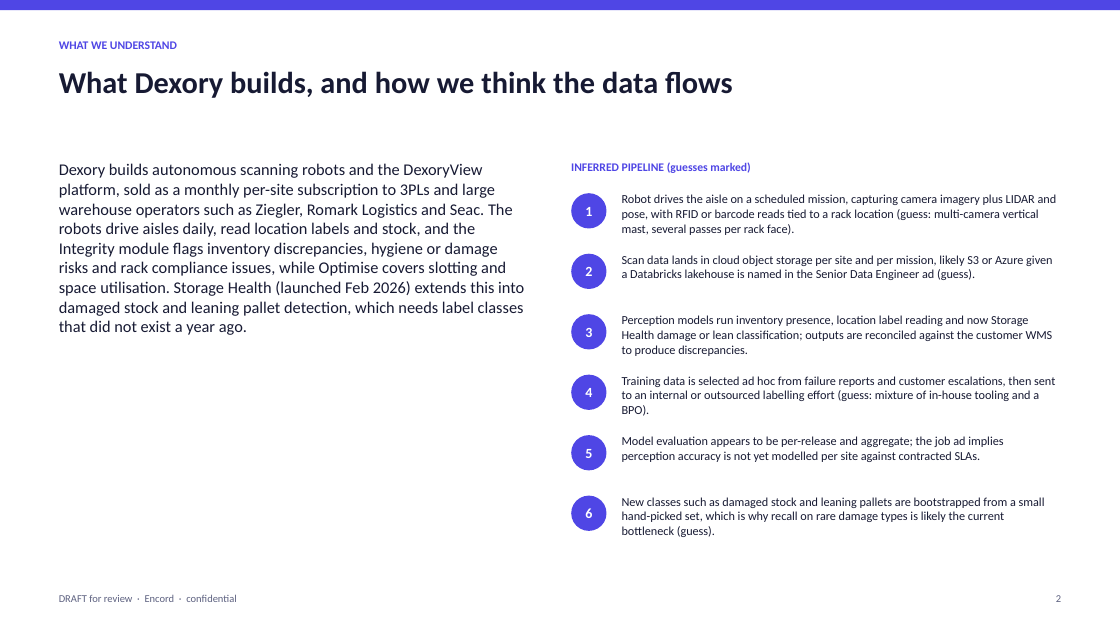
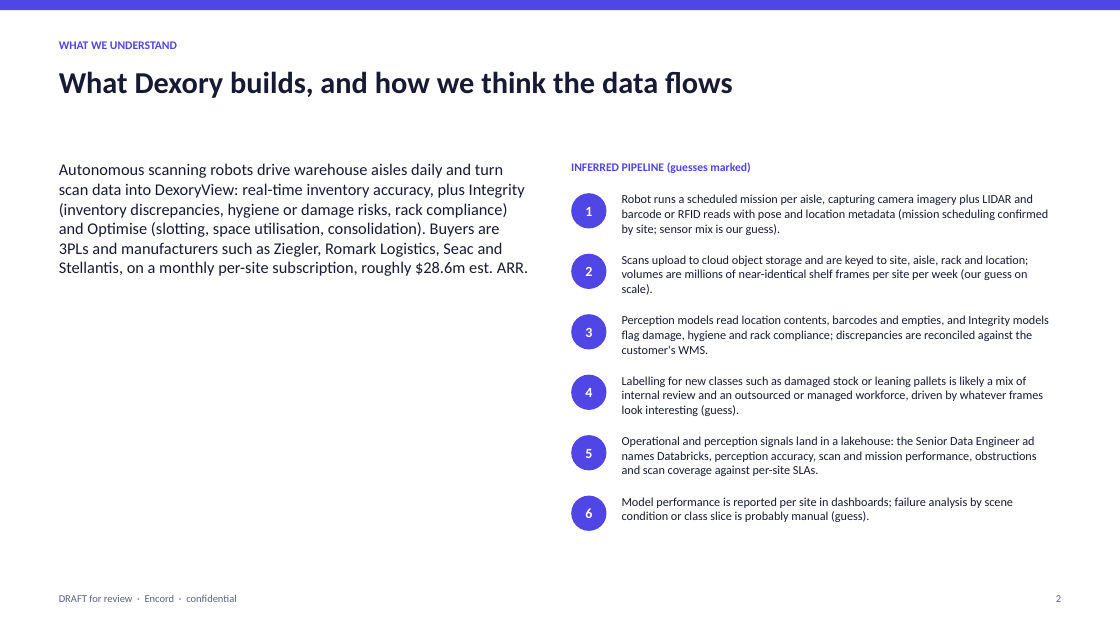
Before and after one commit to qaisak/signal-desk, a slide deck: slide 2 of docs/briefs/dexory.pptx. Drawn at 1120x630 pixels with LibreOffice and Linux fonts; fonts in the diff are those of the drawing. Boxes give left, top, right and bottom in pixels: in the first picture for what was removed or moved away, otherwise in the second. Text is boxed around its words. In the diff, an @@ line names an element or a change of style, - is before the commit and + after.

```diff
--- a/docs/briefs/dexory.pptx
+++ b/docs/briefs/dexory.pptx
@@ text at <box>59,163,528,276</box>: text changed @@
-Dexory builds autonomous scanning robots and the DexoryView platform, sold as a monthly per-site subscription to 3PLs and large warehouse operators such as Ziegler, Romark Logistics and Seac. The robots drive aisles daily, read location labels and stock, and the Integrity module flags inventory discrepancies, hygiene or damage risks and rack compliance issues, while Optimise covers slotting and space utilisation. Storage Health (launched Feb 2026) extends this into damaged stock and leaning pallet detection, which needs label classes that did not exist a year ago.
+Autonomous scanning robots drive warehouse aisles daily and turn scan data into DexoryView: real-time inventory accuracy, plus Integrity (inventory discrepancies, hygiene or damage risks, rack compliance) and Optimise (slotting, space utilisation, consolidation). Buyers are 3PLs and manufacturers such as Ziegler, Romark Logistics, Seac and Stellantis, on a monthly per-site subscription, roughly $28.6m est. ARR.
@@ text at <box>622,194,1049,235</box>: text changed @@
-Robot drives the aisle on a scheduled mission, capturing camera imagery plus LIDAR and pose, with RFID or barcode reads tied to a rack location (guess: multi-camera vertical mast, several passes per rack face).
+Robot runs a scheduled mission per aisle, capturing camera imagery plus LIDAR and barcode or RFID reads with pose and location metadata (mission scheduling confirmed by site; sensor mix is our guess).
@@ text at <box>622,255,1029,295</box>: text changed @@
-Scan data lands in cloud object storage per site and per mission, likely S3 or Azure given a Databricks lakehouse is named in the Senior Data Engineer ad (guess).
+Scans upload to cloud object storage and are keyed to site, aisle, rack and location; volumes are millions of near-identical shelf frames per site per week (our guess on scale).
@@ text at <box>622,315,1049,354</box>: text changed @@
-Perception models run inventory presence, location label reading and now Storage Health damage or lean classification; outputs are reconciled against the customer WMS to produce discrepancies.
+Perception models read location contents, barcodes and empties, and Integrity models flag damage, hygiene and rack compliance; discrepancies are reconciled against the customer's WMS.
@@ text at <box>622,376,1043,416</box>: text changed @@
-Training data is selected ad hoc from failure reports and customer escalations, then sent to an internal or outsourced labelling effort (guess: mixture of in-house tooling and a BPO).
+Labelling for new classes such as damaged stock or leaning pallets is likely a mix of internal review and an outsourced or managed workforce, driven by whatever frames look interesting (guess).
@@ text at <box>622,436,1037,476</box>: text changed @@
-Model evaluation appears to be per-release and aggregate; the job ad implies perception accuracy is not yet modelled per site against contracted SLAs.
+Operational and perception signals land in a lakehouse: the Senior Data Engineer ad names Databricks, perception accuracy, scan and mission performance, obstructions and scan coverage against per-site SLAs.
@@ text at <box>622,497,1013,522</box>: text changed @@
-New classes such as damaged stock and leaning pallets are bootstrapped from a small hand-picked set, which is why recall on rare damage types is likely the current bottleneck (guess).
+Model performance is reported per site in dashboards; failure analysis by scene condition or class slice is probably manual (guess).
```
Also in this commit, not shown: 6 other slides changed, 9 other files.
